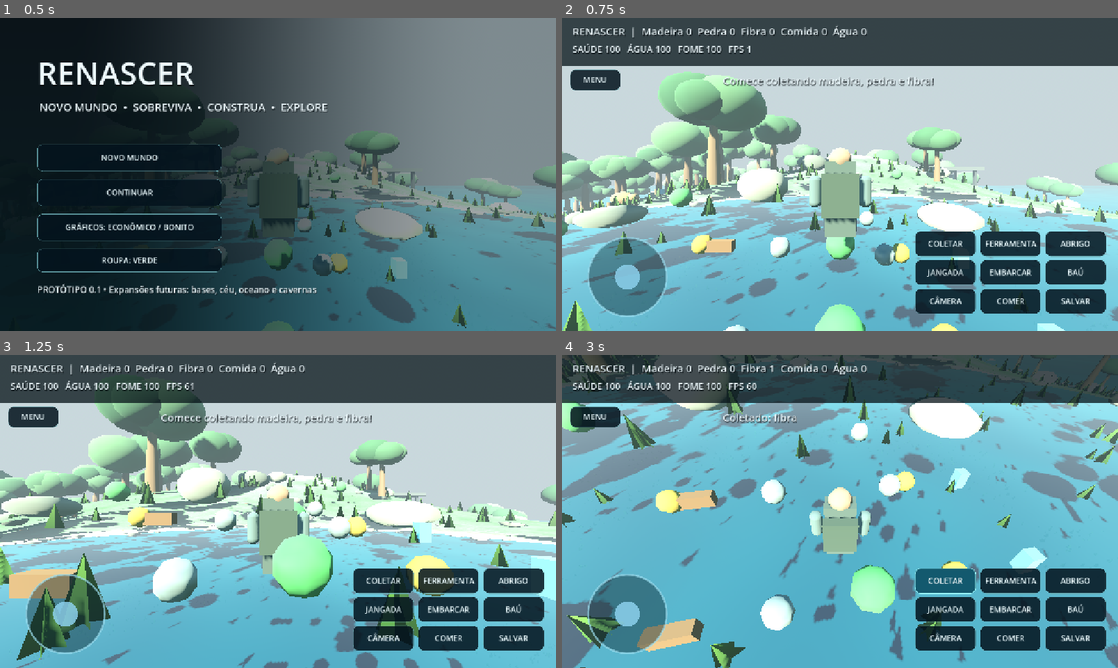
Above: before the commit, frames 1-4 (two rows, left to right).
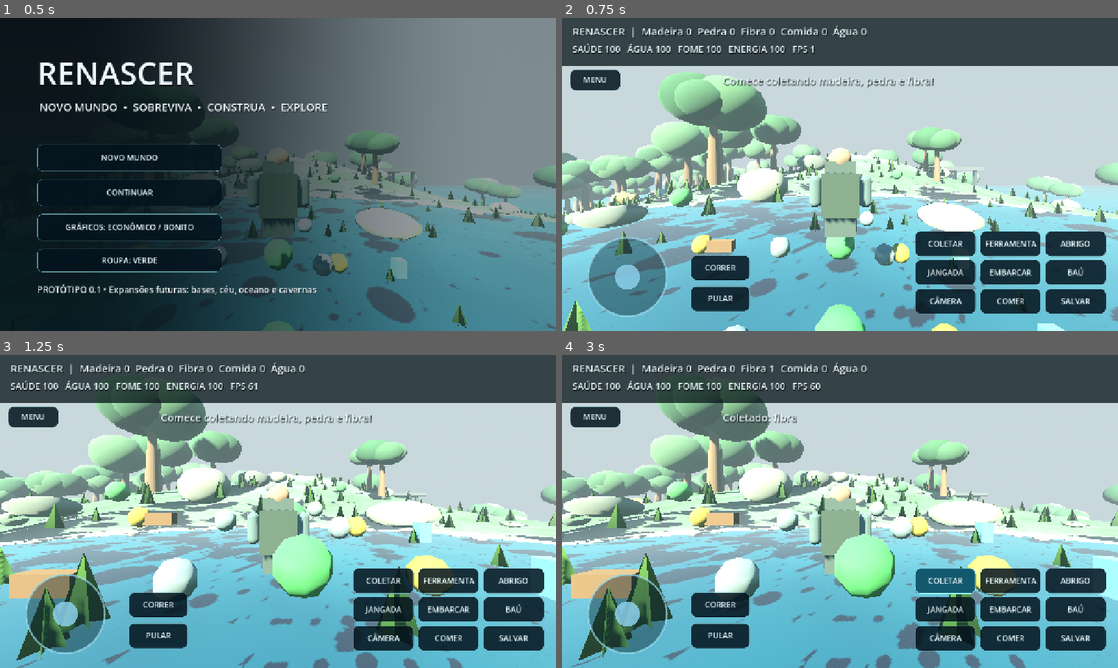
Above: after the commit, the same moments.

Repository: ronaldweker-prog/game
Game: Godot game, scene res://scenes/main.tscn
The game is run twice, just before and just after one commit, with the same random seed, the same clock (stepped at 60 frames per second) and the same inputs.
Inputs (mouse positions are in pixels of both pictures, inside the frame that each line leads up to):
- Up to frame 1 (0.5 s): no input
- Up to frame 2 (0.75 s): click "NOVO MUNDO" at 0.5 s
- Up to frame 3 (1.25 s): no input
- Up to frame 4 (3 s): click (717, 636) at 1.25 s, where only the run after the commit has a clickable "PULAR"; click (717, 605) at 2 s, where only the run after the commit has a clickable "CORRER"; click "COLETAR" at 2.75 s

Frame 1 is identical in both runs. In frame 2, 1.9% of the frame differs, in the area x 23-46%, y 8-94%; in frame 3, 1.9%; in frame 4, 66%, in the area x 0-100%, y 0-100%.

Commit message:
Adicionar correr com energia, pulo no touch/PC e persistencia de stamina

Diff:
--- a/scripts/Main.gd
+++ b/scripts/Main.gd
@@ -39,6 +39,9 @@
 var chest_panel: Panel
 var chest_status: Label
 var stats := Vector3(100,100,100)
+var stamina := 100.0
+var jump_queued := false
+var sprint_held := false
 var time_of_day := 0.0
 var sun: DirectionalLight3D
 var status: Label
@@ -261,6 +264,15 @@
 		_btn(hud_panel,String(keys[i][0]),Vector2(812 + (i % 3) * 150,490 + int(i / 3) * 66),Vector2(140,58),func(): _action(method))
 	_btn(hud_panel,"MENU",Vector2(18,118),Vector2(116,48),func(): _show_menu(true))
 	_make_chest_panel()
+	_btn(hud_panel,"PULAR",Vector2(296,616),Vector2(136,58),func(): _request_jump())
+	var run_button := Button.new()
+	run_button.text = "CORRER"
+	run_button.position = Vector2(296,545)
+	run_button.size = Vector2(136,58)
+	UI_SKIN.style_button(run_button)
+	run_button.button_down.connect(func(): sprint_held = true)
+	run_button.button_up.connect(func(): sprint_held = false)
+	hud_panel.add_child(run_button)
 	joystick_control = VIRTUAL_STICK.new()
 	joystick_control.name = "JoystickMobile"
 	joystick_control.position = Vector2(45,490)
@@ -324,6 +336,10 @@
 		_notice(("Guardado: " if depositing else "Retirado: ") + kind)
 	_update_chest_status()
 
+func _request_jump() -> void:
+	if playing and not aboard:
+		jump_queued = true
+
 func _show_menu(show: bool) -> void:
 	if show and playing:
 		_save(true)
@@ -342,6 +358,9 @@
 	gathered.clear()
 	has_tool = false
 	stats = Vector3(100,100,100)
+	stamina = 100.0
+	jump_queued = false
+	sprint_held = false
 	time_of_day = 0.0
 	first_person = false
 	cam.position = Vector3(0,0,4.8)
@@ -377,6 +396,7 @@
 			if bars.size() >= 3:
 				stats = Vector3(float(bars[0]),float(bars[1]),float(bars[2]))
 			time_of_day = float(d.get("time",0.0))
+			stamina = clampf(float(d.get("stamina",100.0)),0.0,100.0)
 			quality = int(d.get("quality",0))
 			outfit_style = int(d.get("outfit_style",outfit_style))
 			_apply_outfit()
@@ -565,7 +585,7 @@
 	var wildlife_positions := []
 	for animal in animals:
 		wildlife_positions.append([animal.position.x,animal.position.y,animal.position.z])
-	var data := {"wildlife_positions":wildlife_positions,"items …(308 unchanged characters)… tfit_style,"first_person":first_person,"time":time_of_day}
+	var data := {"wildlife_positions":wildlife_positions,"items …(308 unchanged characters)… tfit_style,"first_person":first_person,"stamina":stamina,"time":time_of_day}
 	for h in huts:
 		data["huts"].append([h.position.x,h.position.y,h.position.z])
 	var f := FileAccess.open(SAVE,FileAccess.WRITE)
@@ -586,7 +606,7 @@
 	stats.z = maxf(0,stats.z - delta * float(setting("balance", "hunger_loss_per_second", 0.020)))
 	if stats.y <= 0 or stats.z <= 0:
 		stats.x = maxf(1.0,stats.x - delta * float(setting("balance", "low_resources_health_loss", 0.1)))
-	status.text = "SAÚDE %.0f   ÁGUA %.0f   FOME %.0f   FPS %d" % [stats.x,stats.y,stats.z,Engine.get_frames_per_second()]
+	status.text = "SAÚDE %.0f   ÁGUA %.0f   FOME %.0f   ENERGIA %.0f   FPS %d" % [stats.x,stats.y,stats.z,stamina,Engine.get_frames_per_second()]
 	info.text = "RENASCER  |  Madeira %d  Pedra %d  Fibra %d  Comida %d  Água %d" % [items["madeira"],items["pedra"],items["fibra"],items["comida"],items["agua"]]
 	autosave += delta
 	if autosave > 90:
@@ -605,6 +625,9 @@
 		move.x += joystick_control.amount.x
 		move.y -= joystick_control.amount.y
 	move = move.limit_length(1.0)
+	var moving := move.length_squared() > 0.01
+	var can_sprint := (sprint_held or Input.is_key_pressed(KEY_SHIFT)) and moving and stamina > 1.0 and not aboard
+	stamina = clampf(stamina + (-15.0 if can_sprint else 9.0) * delta,0.0,100.0)
 	var dir := (player.transform.basis * Vector3(move.x,0,-move.y)).normalized()
 	if aboard and is_instance_valid(raft):
 		raft.position += dir * delta * float(setting("balance", "raft_speed", 4.0))
@@ -612,10 +635,12 @@
 		player.position = raft.position + Vector3(0,1.4,0)
 		player.velocity = Vector3.ZERO
 		return
-	player.velocity.x = dir.x * float(setting("balance", "player_walk_speed", 5.0))
-	player.velocity.z = dir.z * float(setting("balance", "player_walk_speed", 5.0))
+	var speed := float(setting("balance", "player_walk_speed", 5.0)) * (1.65 if can_sprint else 1.0)
+	player.velocity.x = dir.x * speed
+	player.velocity.z = dir.z * speed
 	if player.is_on_floor():
-		player.velocity.y = 5.0 if Input.is_key_pressed(KEY_SPACE) else -0.3
+		player.velocity.y = 5.0 if jump_queued else -0.3
+		jump_queued = false
 	else:
 		player.velocity.y -= 18.0 * delta
 	player.move_and_slide()
@@ -638,6 +663,7 @@
 		pivot.rotation.x = clampf(pivot.rotation.x - event.relative.y * float(setting("visuals", "touch_sensitivity", 0.004)),-1.1,1.0)
 	if event is InputEventKey and event.pressed and not event.echo:
 		match event.keycode:
+			KEY_SPACE: _request_jump()
 			KEY_E: _action("collect")
 			KEY_F: _action("craft")
 			KEY_B: _action("shelter")
